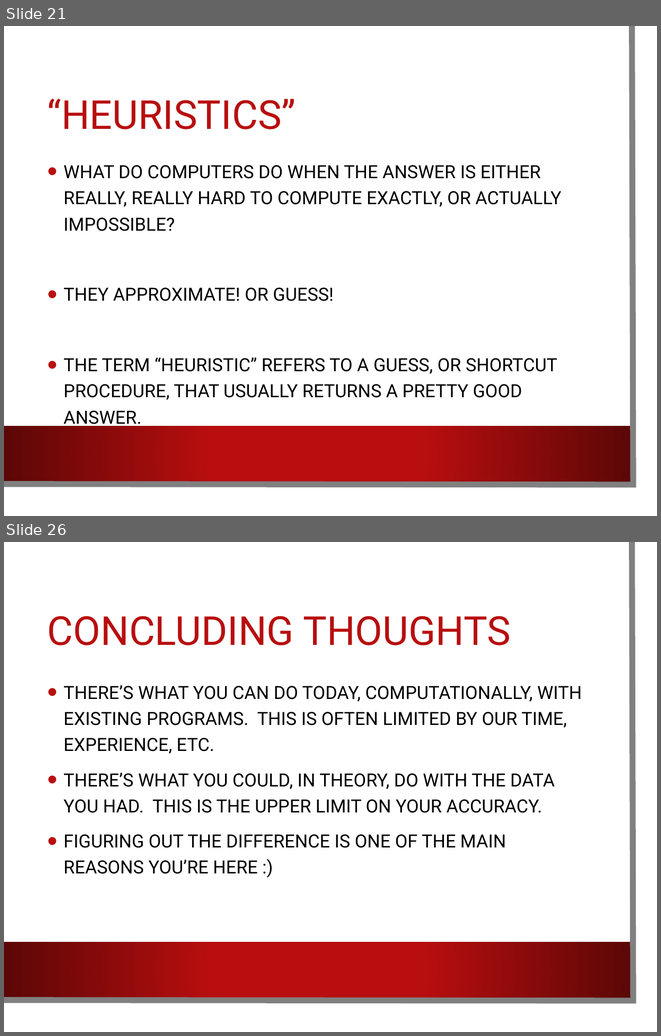
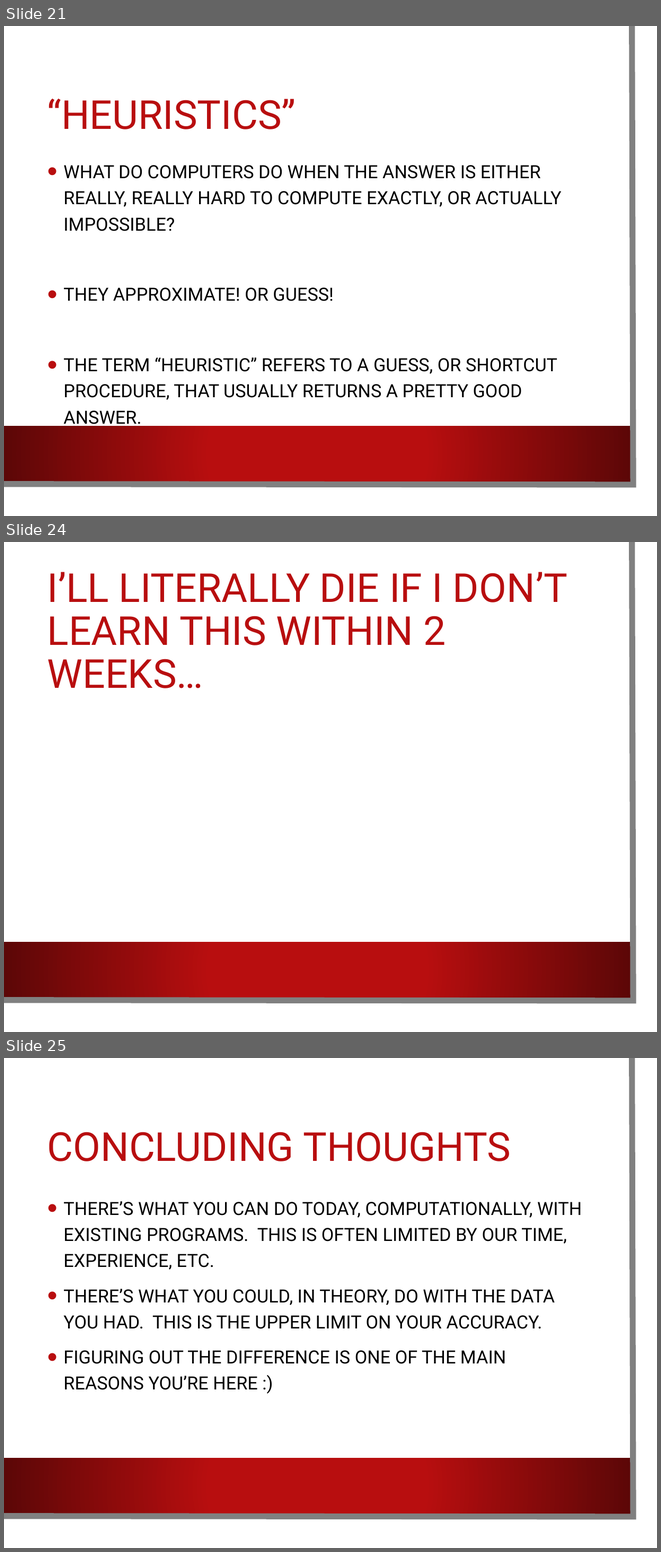
Before and after one commit to ngs-docs/angus, a slide deck: _static/2016-lecture1-welcome.pptx. Shown one above the other, each under a label of ours: slides 21 and 26 before the commit, slides 21, 24 and 25 after it; the slides between them are not shown. The pictures are 661x1036 and 661x1552 pixels, drawn with LibreOffice and Linux fonts; fonts in the diff are those of the drawing; background and template pictures are left out. Boxes give left, top, right and bottom in pixels: in the first picture for what was removed or moved away, otherwise in the second. Text is boxed around its words. In the diff, an @@ line names an element or a change of style, - is before the commit and + after.

```diff
--- a/_static/2016-lecture1-welcome.pptx
+++ b/_static/2016-lecture1-welcome.pptx
@@ slide 24 added at <box>4,542,657,1032</box>, background picture (left out); not listed: 3 template elements that a slide beside it also shows @@
@@ title added at <box>47,572,567,688</box>, 44 pt, text #B80E0F @@
+I’LL LITERALLY DIE IF I DON’T LEARN THIS WITHIN 2 WEEKS…
@@ what was slide 26 is now slide 25 @@
```
Also in this commit, not shown: 3 slides changed, 1 other slide added, 3 slides removed, 10 other files.
